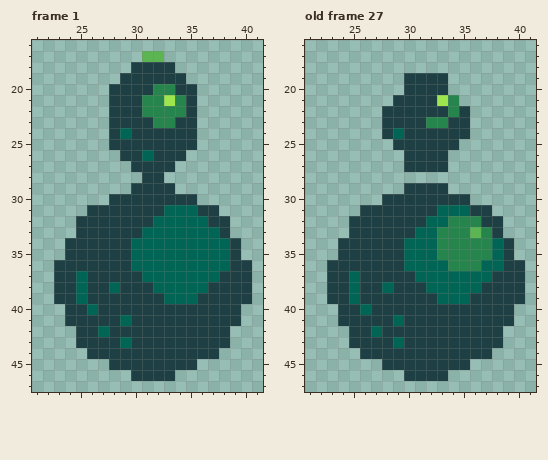
Pixel-art file: assets/perry_jetpack/player_3.aseprite. Above, as it was before the edit.
64x64 pixels, 33 frames. Shown: frame 1: x 21..41, y 16..47; old frame 27: x 21..41, y 16..47.
And afterwards:
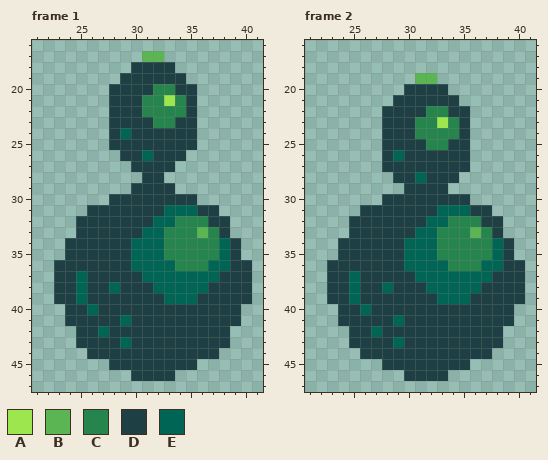
Palette (. is transparent): A #9de64e  B #5ab552  C #26854c  D #1e4044  E #006554
A new or re-ordered frame is compared with the old frame closest to it.
The exact change:
frames 33 -> 34
Frame 1, layer "Layer 1 #2":
y 32: x 34..36 EEE -> CCC
y 33: x 33..37 EEEEE -> CCCBC
y 34..35: x 33..37 EEEEE -> CCCCC
y 36: x 34..36 EEE -> CCC
Frame 2 is new; against old frame 27:
y 19: x 30..33 DDDD -> .BB.
y 21: x 33..34 AC -> DD
y 22: x 32..34 DDC -> CCD
y 23: x 31 D -> C; x 33..34 CD -> AC
y 24: x 29 E -> D; x 31..34 DDDD -> CCCC
y 25: x 28 . -> D; x 32..33 DD -> CC; x 35 . -> D
y 26: x 28..29 .. -> DE; x 34..35 .. -> DD
y 27: x 28..29 .. -> DD; x 34..35 .. -> DD
y 28: x 29..34 ...... -> DDEDDD
